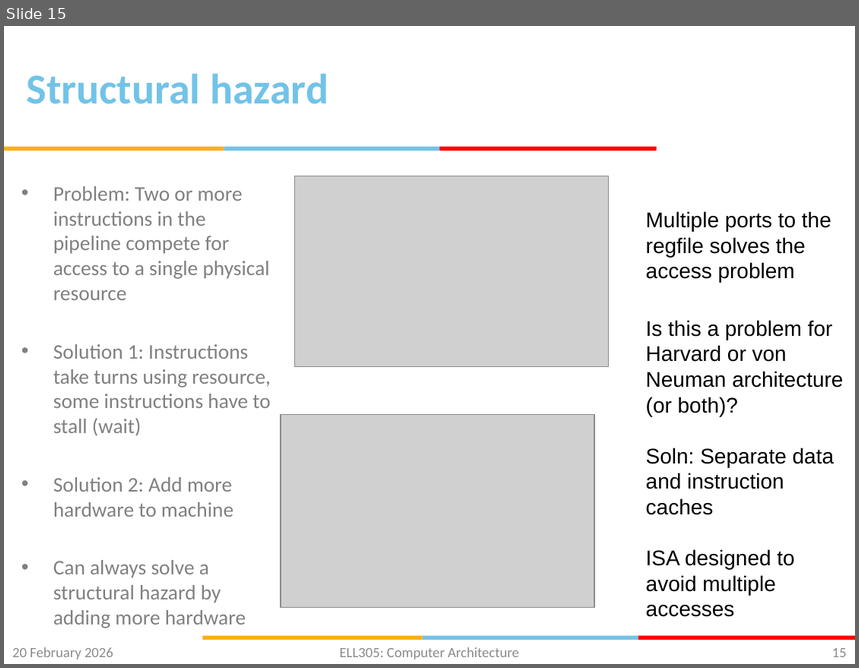
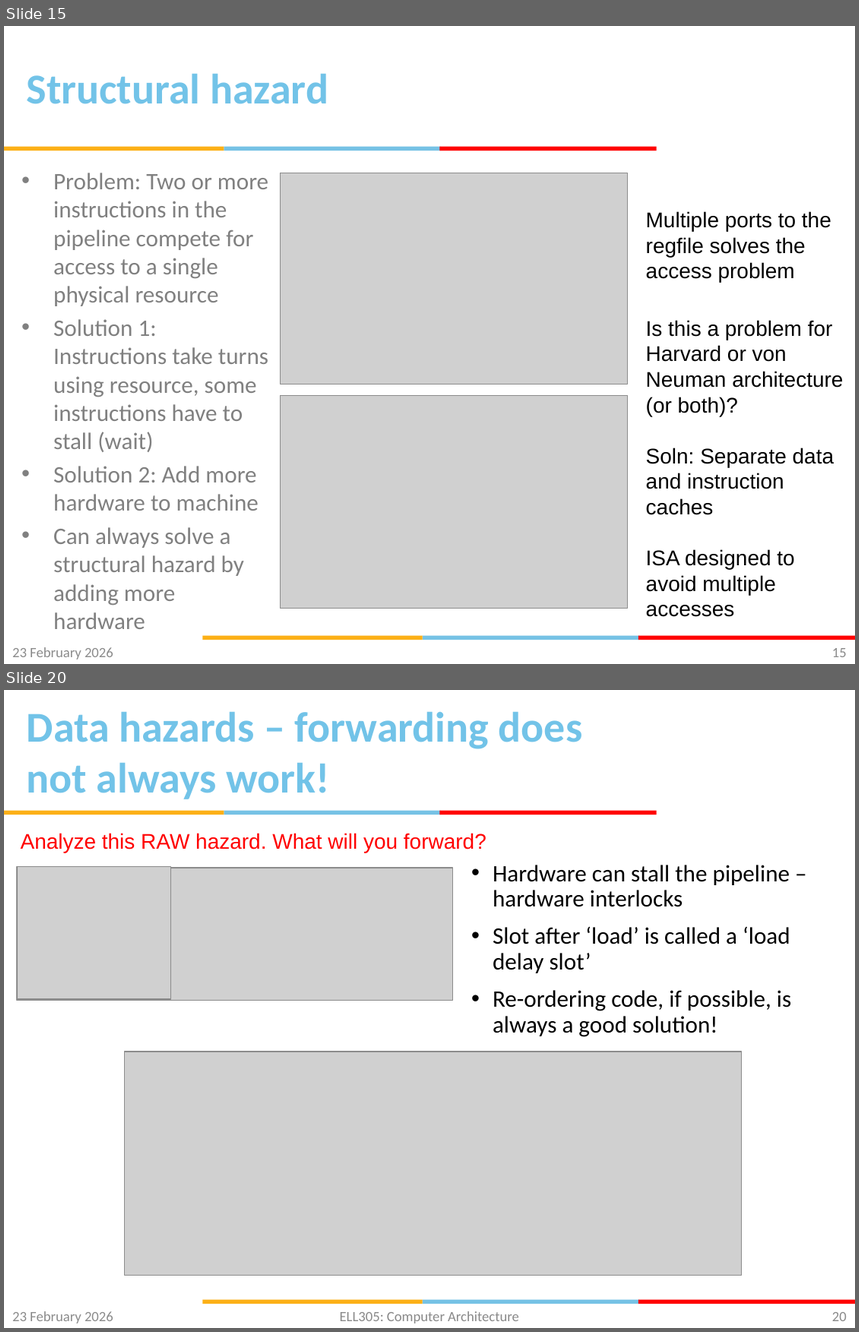
Before and after one commit to gsaurabhr-teaching/csf342-material, a slide deck: Lec-15-19-pipelined-cpu.pptx. Shown one above the other, each under a label of ours: slide 15 before the commit, slides 15 and 20 after it; the slides between them are not shown. The pictures are 859x668 and 859x1332 pixels, drawn with LibreOffice and Linux fonts; fonts in the diff are those of the drawing; grey boxes stand for pictures; background and template pictures are left out. Boxes give left, top, right and bottom in pixels: in the first picture for what was removed or moved away, otherwise in the second. Text is boxed around its words. In the diff, an @@ line names an element or a change of style, - is before the commit and + after.

Commit message:
structural and data hazards

```diff
--- a/Lec-15-19-pipelined-cpu.pptx
+++ b/Lec-15-19-pipelined-cpu.pptx
@@ slide 20 added at bbox=[4, 690, 855, 1328], background #FFFFFF; not listed: 6 template elements that a slide beside it also shows @@
@@ title added at bbox=[27, 711, 583, 799], 36 pt, text #72C3E8, bold @@
+Data hazards – forwarding does not always work!
@@ text added at bbox=[21, 833, 487, 853], 18 pt, text #FF0000 @@
+Analyze this RAW hazard. What will you forward?
@@ picture added at bbox=[17, 868, 452, 1000] @@
@@ picture added at bbox=[17, 867, 170, 999] @@
@@ text added at bbox=[493, 865, 791, 1037], 20 pt, text #000000 @@
+• Hardware can stall the pipeline – hardware interlocks
+• Slot after ‘load’ is called a ‘load delay slot’
+• Re-ordering code, if possible, is always a good solution!
@@ picture added at bbox=[125, 1052, 742, 1276] @@
@@ text added at bbox=[12, 1312, 113, 1324], 12 pt, text #8C8C8C @@
+23 February 2026
@@ text added at bbox=[340, 1312, 519, 1324], 12 pt, text #898989 @@
+ELL305: Computer Architecture
@@ page number added at bbox=[832, 1312, 847, 1322], 12 pt, text #898989 @@
+20
@@ slide 15 changed as well @@
@@ text "Problem: Two or more instructions ...": place and size @@
-text "Problem: Two or more instructions ..." at bbox=[53, 186, 271, 629]
+text "Problem: Two or more instructions ..." at bbox=[53, 173, 268, 629]
@@ text "Problem: Two or more instructions ..." at bbox=[53, 173, 268, 629]: size 17.6 to 20 pt @@
@@ picture: place and size @@
-picture at bbox=[295, 176, 609, 366]
+picture at bbox=[281, 173, 628, 385]
@@ picture: place and size @@
-picture at bbox=[281, 415, 595, 607]
+picture at bbox=[280, 395, 627, 609]
@@ text at bbox=[12, 648, 113, 660]: text changed @@
-20 February 2026
+23 February 2026
@@ text removed at bbox=[340, 648, 519, 660] @@
-ELL305: Computer Architecture
```
Also in this commit, not shown: 14 other slides changed, 4 other slides added.
